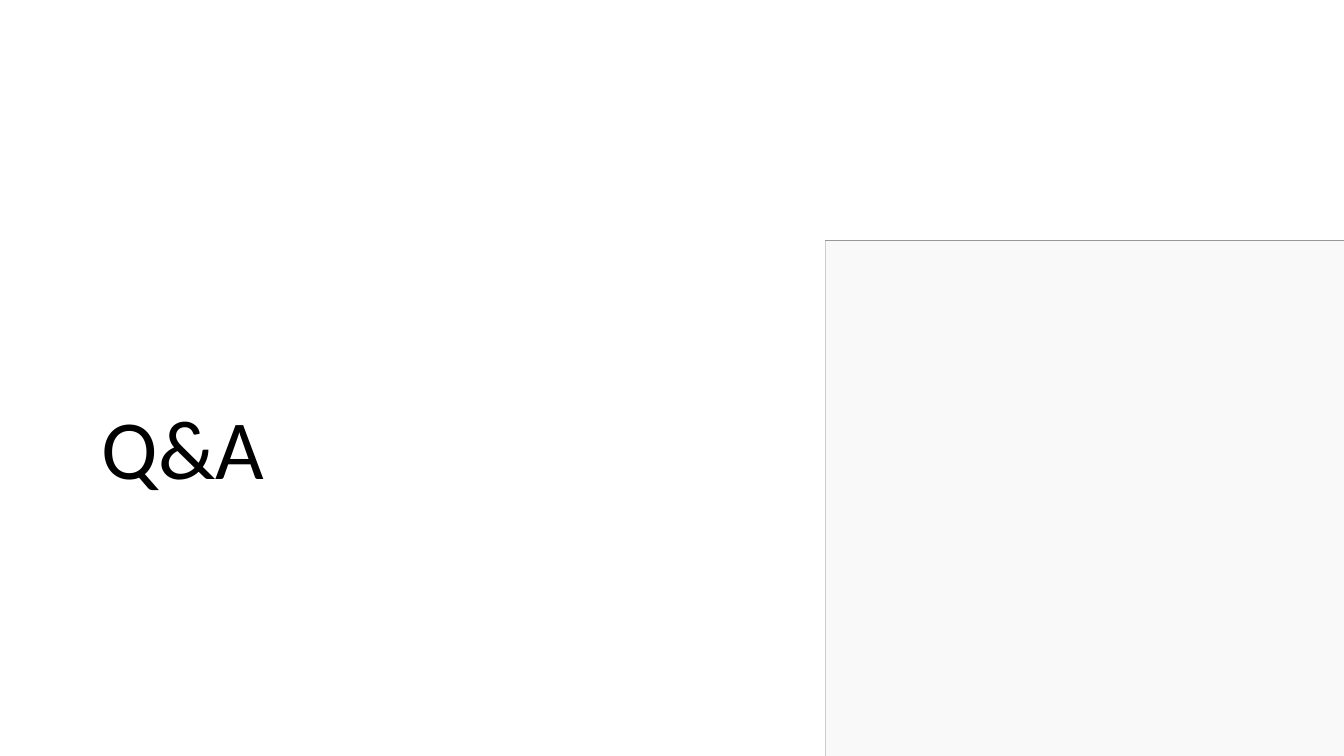
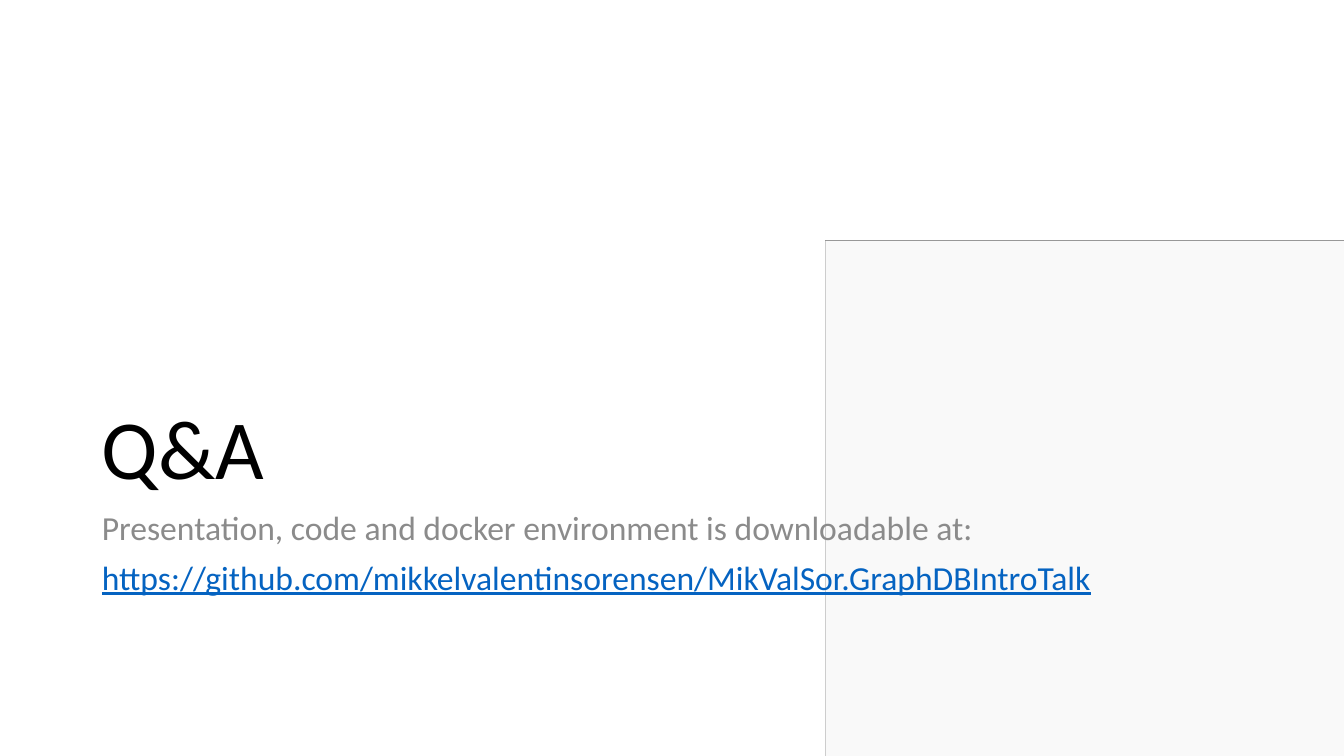
Before and after one commit to mikkelvalentinsorensen/MikValSor.GraphDBIntroTalk, a slide deck: slide 27 of Presentation.pptx. Drawn at 1344x756 pixels with LibreOffice and Linux fonts; fonts in the diff are those of the drawing; grey boxes stand for pictures. Boxes give left, top, right and bottom in pixels: in the first picture for what was removed or moved away, otherwise in the second. Text is boxed around its words. In the diff, an @@ line names an element or a change of style, - is before the commit and + after.

```diff
--- a/Presentation.pptx
+++ b/Presentation.pptx
@@ text added at bbox=[102, 512, 1091, 598], 24 pt, text #0563C1, underline @@
+Presentation, code and docker environment is downloadable at:
+https://github.com/mikkelvalentinsorensen/MikValSor.GraphDBIntroTalk
```
Also in this commit, not shown: 1 other slide changed, 3 slides removed, 1 other file.
